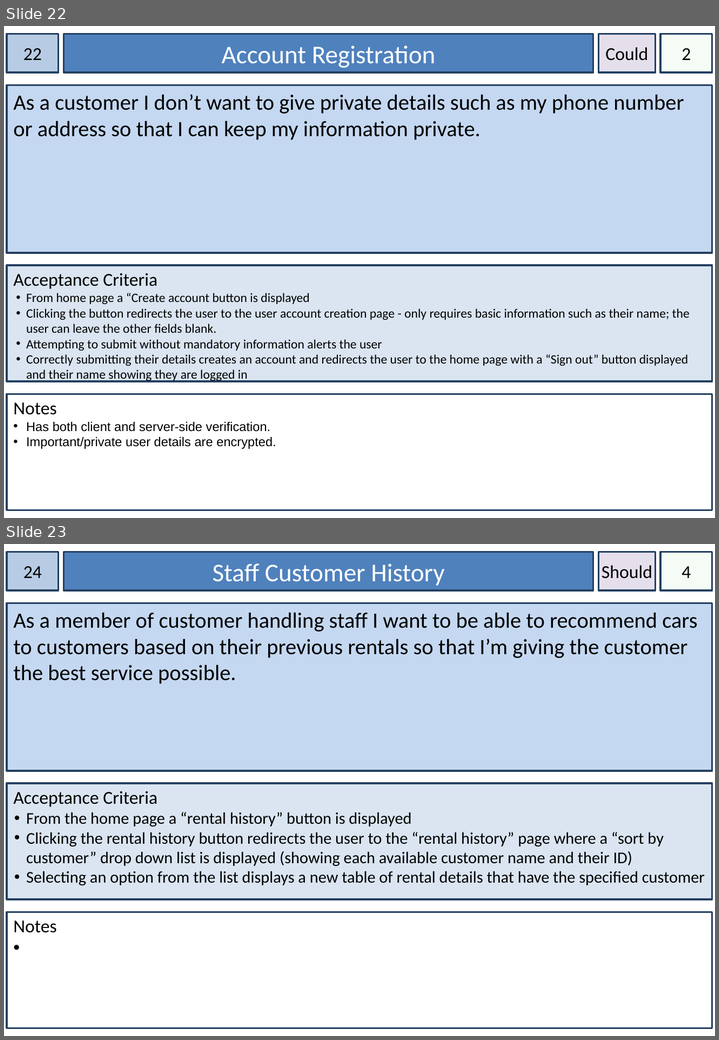
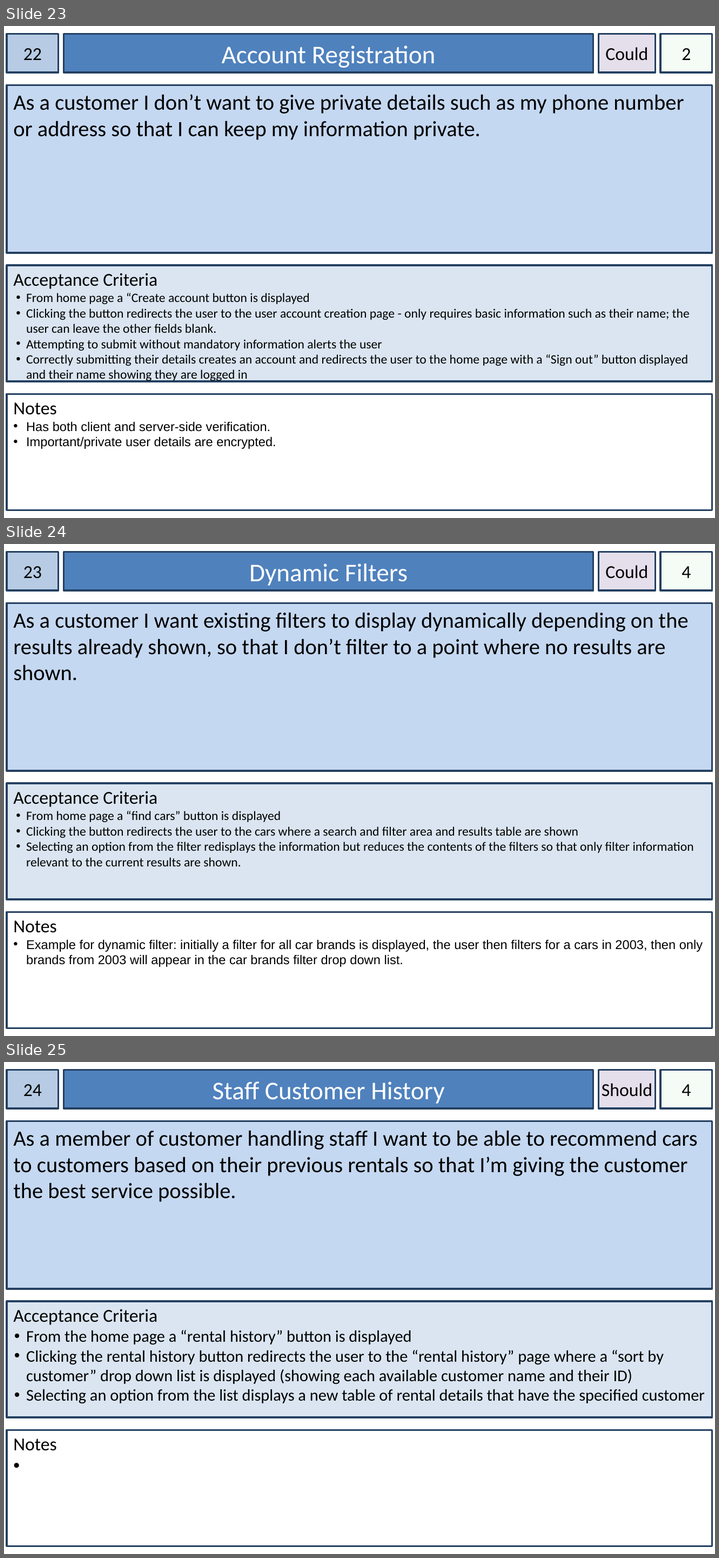
Before and after one commit to Azsorlex26/IFB299-Vroom-x3-Car-Rentals, a slide deck: User Story Cards.pptx. Shown one above the other, each under a label of ours: slides 22 and 23 before the commit, slides 23, 24 and 25 after it. The pictures are 719x1040 and 719x1558 pixels, drawn with LibreOffice and Linux fonts; fonts in the diff are those of the drawing. Boxes give left, top, right and bottom in pixels: in the first picture for what was removed or moved away, otherwise in the second. Text is boxed around its words. In the diff, an @@ line names an element or a change of style, - is before the commit and + after.

```diff
--- a/User Story Cards.pptx
+++ b/User Story Cards.pptx
@@ slide 24 added at (4, 544, 715, 1036), background #FFFFFF @@
@@ rectangle added at (7, 552, 59, 590), fill #B7CCE4, outline #244061 2 pt, 20 pt, text #000000 @@
+23
@@ rectangle added at (64, 552, 593, 590), fill #4F81BD, outline #244061 2 pt, 28 pt, text #FFFFFF @@
+Dynamic Filters
@@ rectangle added at (599, 552, 656, 590), fill #E5DFEC, outline #244061 2 pt, 20 pt, text #000000 @@
+Could
@@ rectangle added at (660, 552, 712, 590), fill #CCF0CD at 20% opacity, outline #244061 2 pt, 20 pt, text #000000 @@
+4
@@ rectangle added at (7, 603, 712, 771), fill #C5D8F1, outline #244061 2 pt, 24 pt, text #000000 @@
+As a customer I want existing filters to display dynamically depending on the results already shown, so that I don’t filter to a point where no results are shown.
@@ rectangle added at (7, 784, 712, 900), fill #DAE5F1, outline #244061 2 pt, 14 pt, text #000000 @@
+Acceptance Criteria
+• From home page a “find cars” button is displayed
+• Clicking the button redirects the user to the cars where a search and filter area and results table are shown
+• Selecting an option from the filter redisplays the information but reduces the contents of the filters so that only filter information relevant to the current results are shown.
@@ rectangle added at (7, 912, 712, 1028), fill #FFFFFF, outline #244061 2 pt, 14 pt, text #000000 @@
+Notes
+• Example for dynamic filter: initially a filter for all car brands is displayed, the user then filters for a cars in 2003, then only brands from 2003 will appear in the car brands filter drop down list.
@@ what was slide 22 is now slide 23 @@
@@ what was slide 23 is now slide 25 @@
```
Also in this commit, not shown: 1 other slide added, 2 other files.
